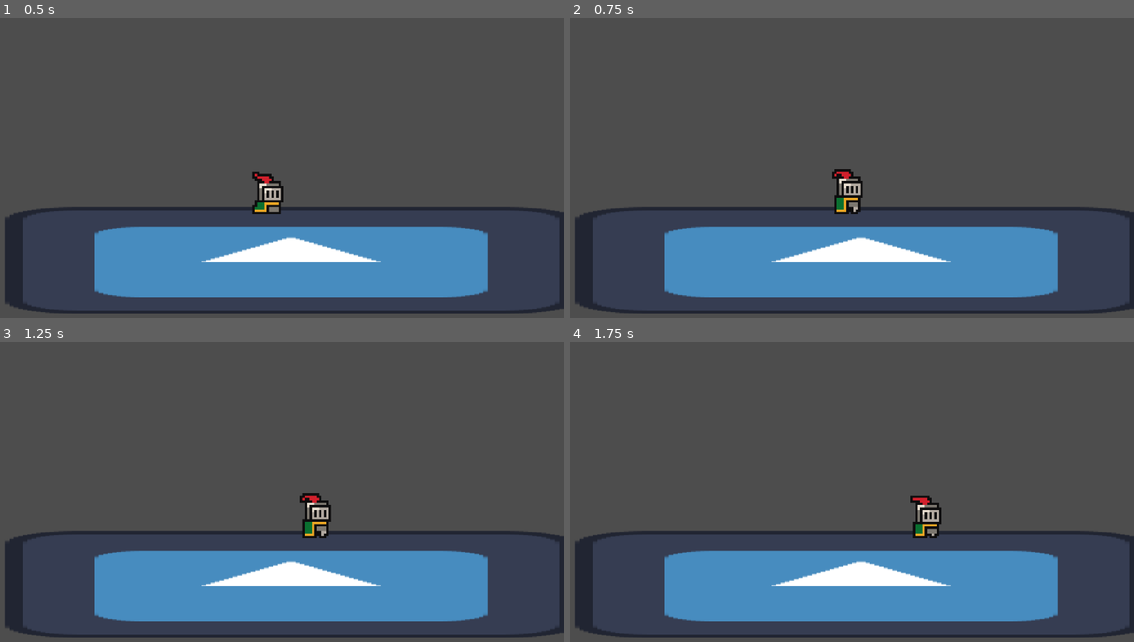
Above: before the commit, frames 1-4 (two rows, left to right).
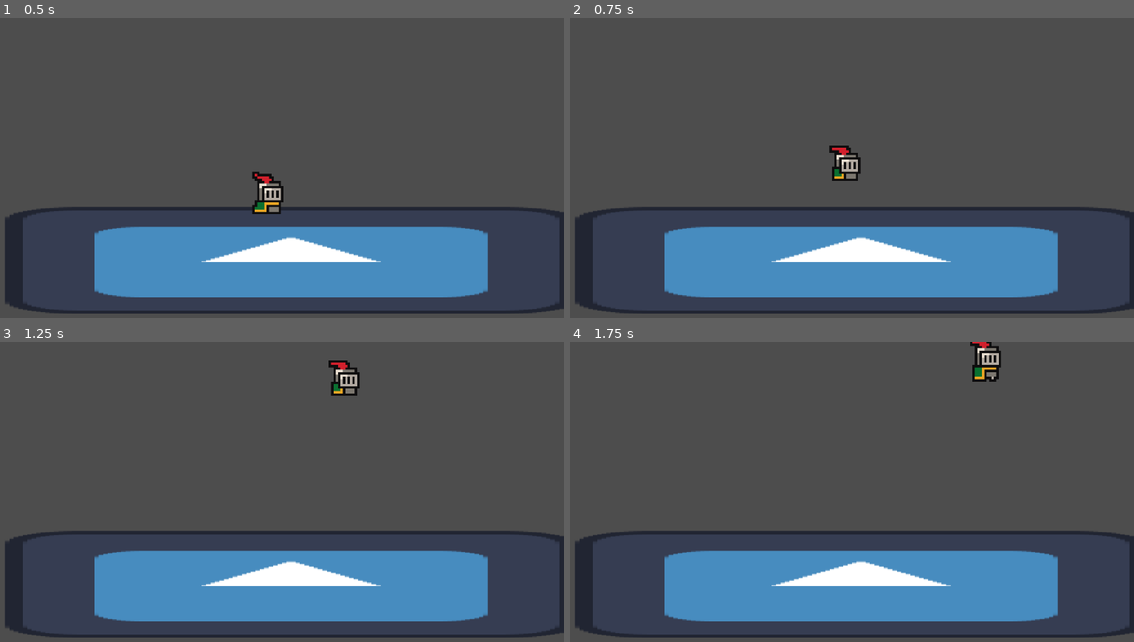
Above: after the commit, the same moments.

Repository: jible/Platform-fighter
Game: Godot game, scene res://scenes/test_scene.tscn
Two runs of this game, one before a commit and one after it. Both use one fixed random seed, a clock stepped at 60 frames per second and the inputs below. The project has no main scene, so this scene is started directly. The engine's default icon, where the game draws it, is replaced by a stand-in: a white triangle on a blue panel in a dark square.
Inputs:
- Up to frame 1 (0.5 s): no input
- Up to frame 2 (0.75 s): tap Enter at 0.5 s; hold D (move_right) from 0.53 s (still down); tap Space (jump) at 0.6 s
- Up to frame 3 (1.25 s): keep holding D (move_right); tap Space (jump) at 0.77, 1.07 s
- Up to frame 4 (1.75 s): keep holding D (move_right); tap E (attack) at 1.35 s; tap Space (jump) at 1.52, 1.55 s

Frame 1 is identical in both runs. In frame 2, 1.0% of the frame differs, in the area x 45-52%, y 42-66%; in frame 3, 1.2%; in frame 4, 1.2%, in the area x 60-77%, y 0-66%.

Commit message:
player fully fixed from bugs caused by mobility manager change

Diff:
--- a/platform-fighter/characters/base_character.tscn
+++ b/platform-fighter/characters/base_character.tscn
@@ -32,6 +32,9 @@
 state_machine = NodePath("../SpriteManager/StateMachine")
 sprite_manager = NodePath("../SpriteManager")
 health = NodePath("Health")
+jump_vel = 2000
+max_horizontal_velocity = 910
+max_vertical_velocity = 1300
 
 [node name="CollisionShape2D" type="CollisionShape2D" parent="CharacterBody"]
 shape = SubResource("CircleShape2D_vnujj")
--- a/platform-fighter/components/for_characters/physics_related/character_body.gd
+++ b/platform-fighter/components/for_characters/physics_related/character_body.gd
@@ -90,7 +90,6 @@
 
 func standard_gravity_process(delta):
 	if grounded:
-		velocity.y = 0
 		return
 	velocity.y += gravity_force * delta
 	if velocity.y > max_vertical_velocity:
@@ -113,7 +112,7 @@
 
 
 
-func _on_player_landed():
+func _on_landed():
 	used_ariel_jumps = 0
 
 func _on_state_machine_state_changed(new_state_node):
@@ -155,7 +154,3 @@
 	if lock_level != new_lock_level:
 		lock_level = new_lock_level
 		emit_signal("lock_level_changed", lock_level)
-
-
-func _on_landed():
-	pass # Replace with function body.
